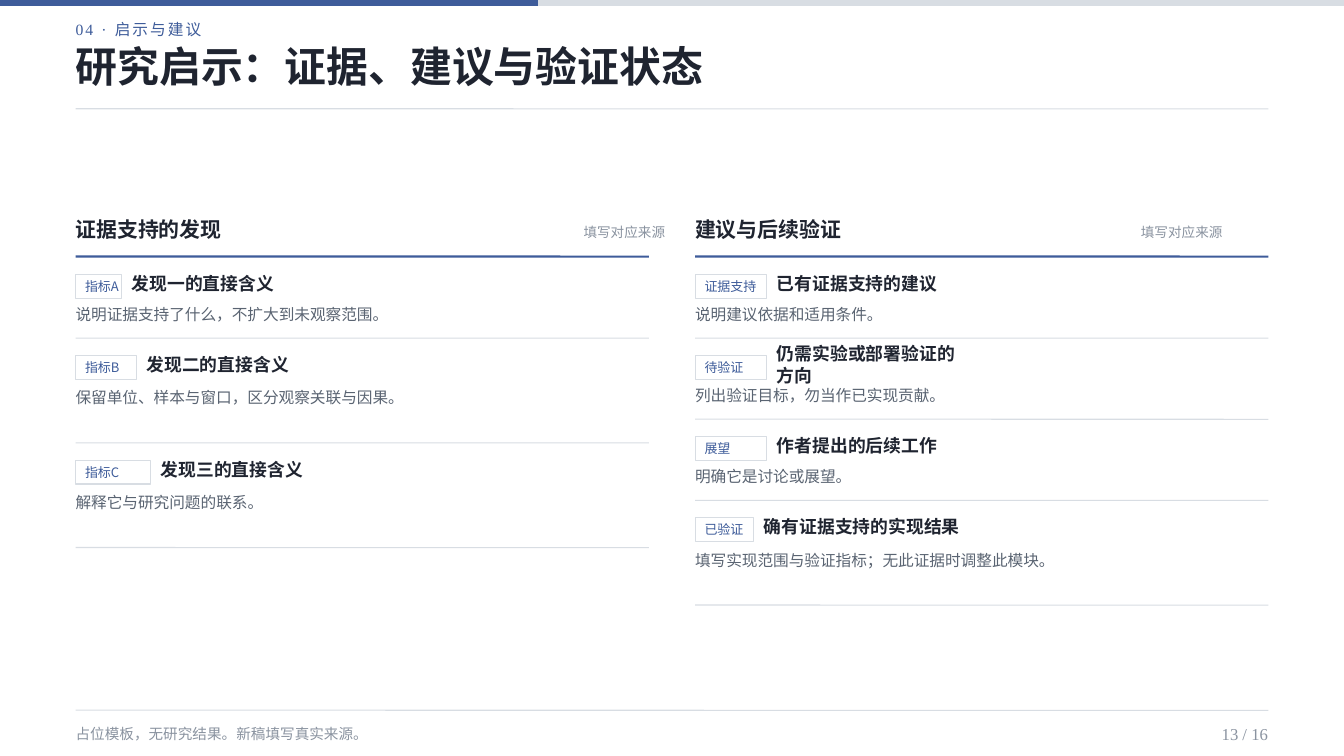
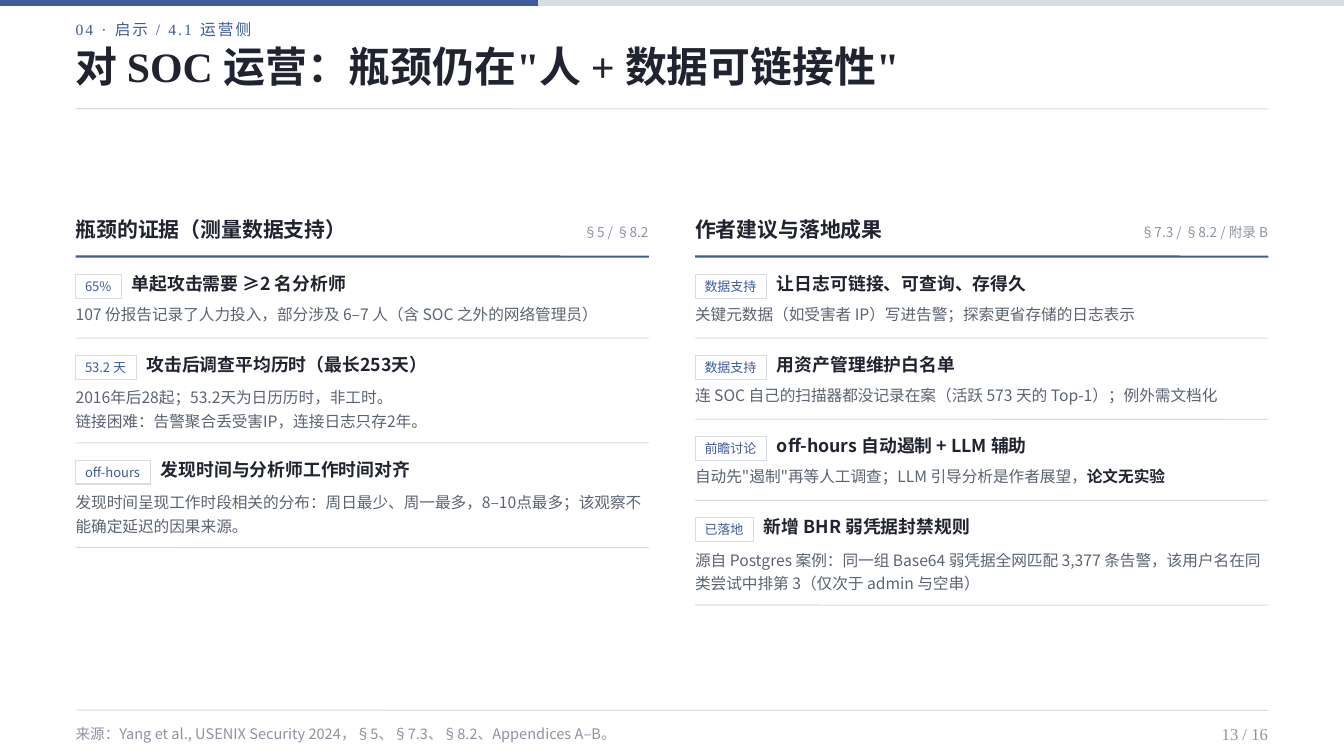
Before and after one commit to 01Elaine/research-ppt-skills, a slide deck: slide 13 of skills/artifact-template-soc-ppt/assets/reference.pptx. Drawn at 1344x756 pixels with LibreOffice and Linux fonts; fonts in the diff are those of the drawing. Boxes give left, top, right and bottom in pixels: in the first picture for what was removed or moved away, otherwise in the second. Text is boxed around its words. In the diff, an @@ line names an element or a change of style, - is before the commit and + after.

```diff
--- a/skills/artifact-template-soc-ppt/assets/reference.pptx
+++ b/skills/artifact-template-soc-ppt/assets/reference.pptx
@@ text at [76, 22, 252, 37]: text changed @@
-04 · 启示与建议
+04 · 启示 / 4.1 运营侧
@@ text at [76, 46, 899, 86]: text changed @@
-研究启示：证据、建议与验证状态
+对 SOC 运营：瓶颈仍在"人 + 数据可链接性"
@@ text at [76, 219, 347, 239]: text changed @@
-证据支持的发现
+瓶颈的证据（测量数据支持）
@@ text at [584, 226, 648, 238]: text changed @@
-填写对应来源
+§5 / §8.2
@@ text at [695, 219, 883, 239]: text changed @@
-建议与后续验证
+作者建议与落地成果
@@ text at [1141, 226, 1268, 238]: text changed @@
-填写对应来源
+§7.3 / §8.2 / 附录 B
@@ text at [85, 281, 111, 291]: text changed @@
-指标A
+65%
@@ text at [132, 275, 346, 292]: text changed @@
-发现一的直接含义
+单起攻击需要 ≥2 名分析师
@@ text at [705, 280, 757, 292]: text changed @@
-证据支持
+数据支持
@@ text at [777, 275, 1026, 292]: text changed @@
-已有证据支持的建议
+让日志可链接、可查询、存得久
@@ text at [76, 307, 598, 322]: text changed @@
-说明证据支持了什么，不扩大到未观察范围。
+107 份报告记录了人力投入，部分涉及 6–7 人（含 SOC 之外的网络管理员）
@@ text at [695, 307, 1135, 322]: text changed @@
-说明建议依据和适用条件。
+关键元数据（如受害者 IP）写进告警；探索更省存储的日志表示
@@ text at [147, 356, 428, 373]: text changed @@
-发现二的直接含义
+攻击后调查平均历时（最长253天）
@@ text at [777, 356, 955, 373]: text changed @@
-仍需实验或部署验证的方向
+用资产管理维护白名单
@@ text at [85, 362, 126, 373]: text changed @@
-指标B
+53.2 天
@@ text at [695, 388, 1218, 405]: text changed @@
-列出验证目标，勿当作已实现贡献。
+连 SOC 自己的扫描器都没记录在案（活跃 573 天的 Top-1）；例外需文档化
@@ text at [705, 361, 757, 373]: text changed @@
-待验证
+数据支持
@@ text at [76, 390, 427, 429]: text changed @@
-保留单位、样本与窗口，区分观察关联与因果。
+2016年后28起；53.2天为日历历时，非工时。
+链接困难：告警聚合丢受害IP，连接日志只存2年。
@@ text at [705, 442, 757, 454]: text changed @@
-展望
+前瞻讨论
@@ text at [777, 437, 1027, 454]: text changed @@
-作者提出的后续工作
+off-hours 自动遏制 + LLM 辅助
@@ text at [85, 466, 140, 477]: text changed @@
-指标C
+off-hours
@@ text at [161, 461, 410, 478]: text changed @@
-发现三的直接含义
+发现时间与分析师工作时间对齐
@@ text at [695, 468, 1165, 485]: text changed @@
-明确它是讨论或展望。
+自动先"遏制"再等人工调查；LLM 引导分析是作者展望，论文无实验
@@ text at [76, 495, 642, 534]: text changed @@
-解释它与研究问题的联系。
+发现时间呈现工作时段相关的分布：周日最少、周一最多，8–10点最多；该观察不能确定延迟的因果来源。
@@ text at [705, 523, 744, 535]: text changed @@
-已验证
+已落地
@@ text at [764, 518, 970, 535]: text changed @@
-确有证据支持的实现结果
+新增 BHR 弱凭据封禁规则
@@ text at [695, 553, 1260, 591]: text changed @@
-填写实现范围与验证指标；无此证据时调整此模块。
+源自 Postgres 案例：同一组 Base64 弱凭据全网匹配 3,377 条告警，该用户名在同类尝试中排第 3（仅次于 admin 与空串）
@@ text at [76, 727, 616, 743]: text changed @@
-占位模板，无研究结果。新稿填写真实来源。
+来源：Yang et al., USENIX Security 2024，§5、§7.3、§8.2、Appendices A–B。
```
Also in this commit, not shown: 14 other slides changed, 1 slide added, 1 slide removed, 46 other files.
